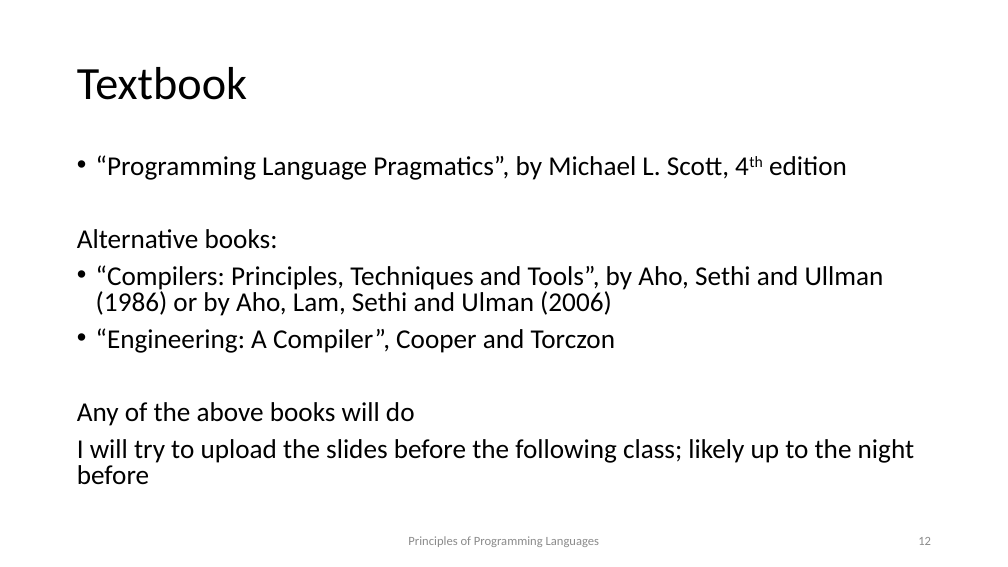
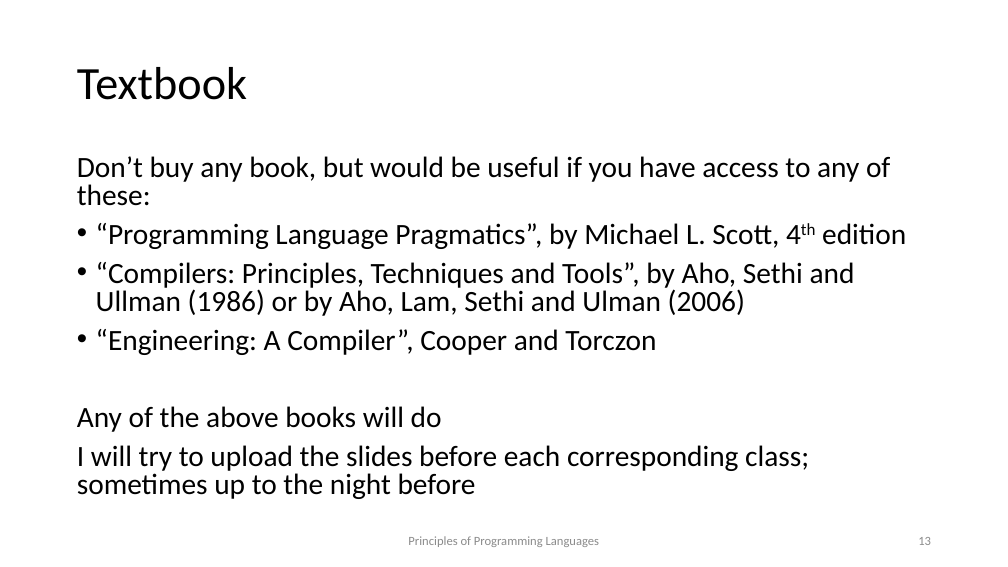
Before and after one commit to kongm/pl-design, a slide deck: slide 13 of C0-preliminaries.pptx (slide 12 before the commit). Drawn at 1008x567 pixels with LibreOffice and Linux fonts; fonts in the diff are those of the drawing. Boxes give left, top, right and bottom in pixels: in the first picture for what was removed or moved away, otherwise in the second. Text is boxed around its words. In the diff, an @@ line names an element or a change of style, - is before the commit and + after.

```diff
--- a/C0-preliminaries.pptx
+++ b/C0-preliminaries.pptx
@@ text at (77, 156, 890, 206): paragraph added @@
+Don’t buy any book, but would be useful if you have access to any of these:
@@ text at (77, 229, 278, 249): paragraph removed @@
-Alternative books:
@@ text at (77, 223, 906, 432): size 25.9 to 28 pt in "“Programming Language Pragmatics”, by Michael L. Scott, ...", "“Compilers: Principles, Techniques and Tools”, by Aho, ...", "“Engineering: A Compiler”, Cooper and Torczon", "Any of the above books will do" @@
@@ text at (77, 445, 809, 499): text changed; size 25.9 to 28 pt @@
-I will try to upload the slides before the following class; likely up to the night before
+I will try to upload the slides before each corresponding class; sometimes up to the night before
```
Also in this commit, not shown: 11 other slides changed, 1 slide added, 3 other files.
